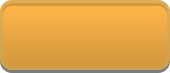
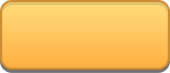
Layered file, before and after one edit (170×73). Changes by layer:
"Rectangle 1 copy": opacity 38% → 22%, painted on it over box(0, 0, 170, 70)
painted on "Rectangle 1" over box(0, 0, 170, 70)
